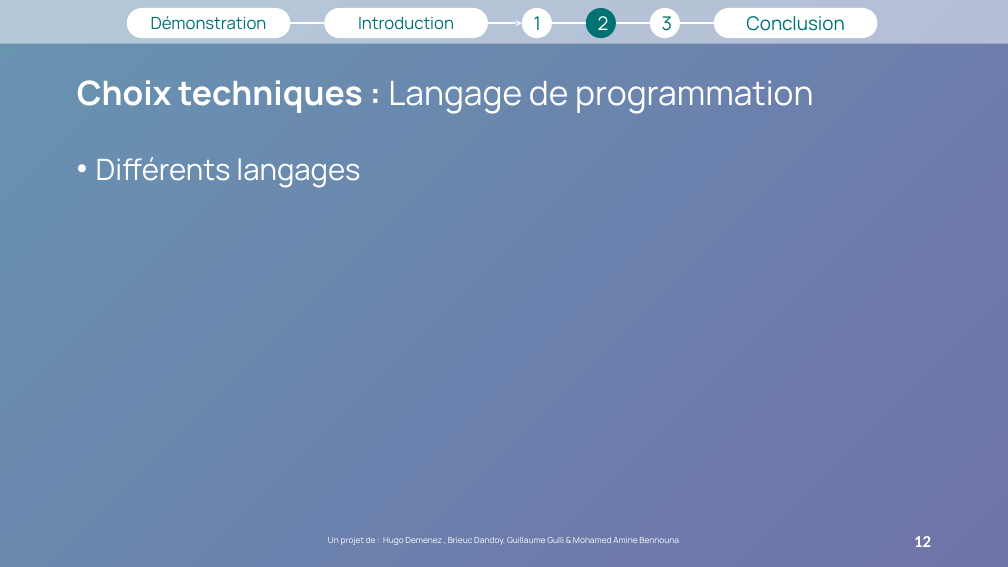
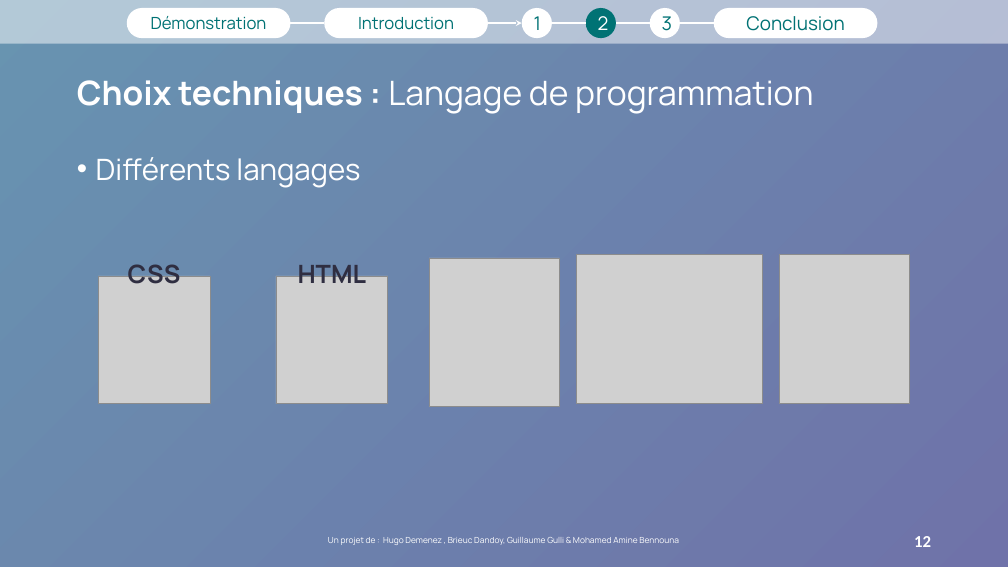
Before and after one commit to hugodemenez/isen-student-portal, a slide deck: slide 12 of presentation/Présentation1.pptx. Drawn at 1008x567 pixels with LibreOffice and Linux fonts; fonts in the diff are those of the drawing; grey boxes stand for pictures; background and template pictures are left out. Boxes give left, top, right and bottom in pixels: in the first picture for what was removed or moved away, otherwise in the second. Text is boxed around its words. In the diff, an @@ line names an element or a change of style, - is before the commit and + after.

```diff
--- a/presentation/Présentation1.pptx
+++ b/presentation/Présentation1.pptx
@@ group added at bbox=[98, 255, 910, 407]: 5 pictures, 2 texts @@
+CSS
+HTML
```
Also in this commit, not shown: 11 other slides changed, 1 slide added, 10 other files.
